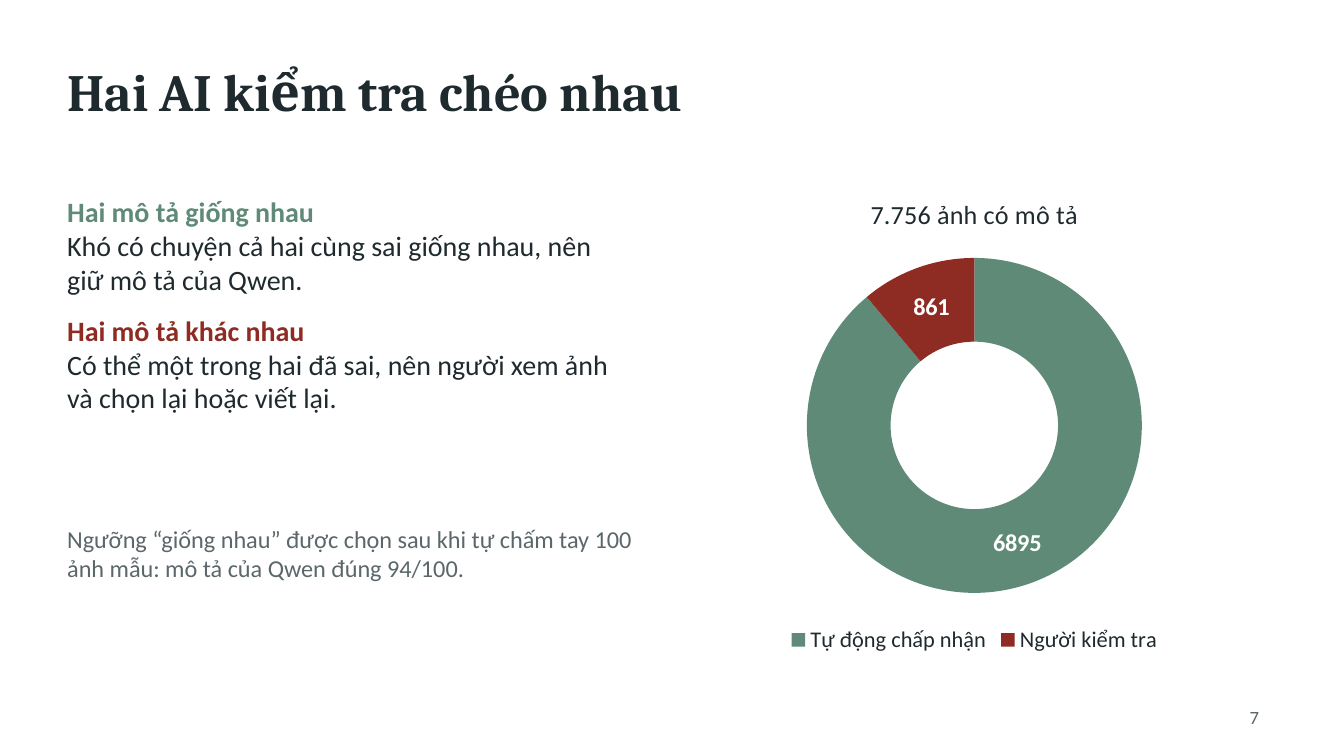
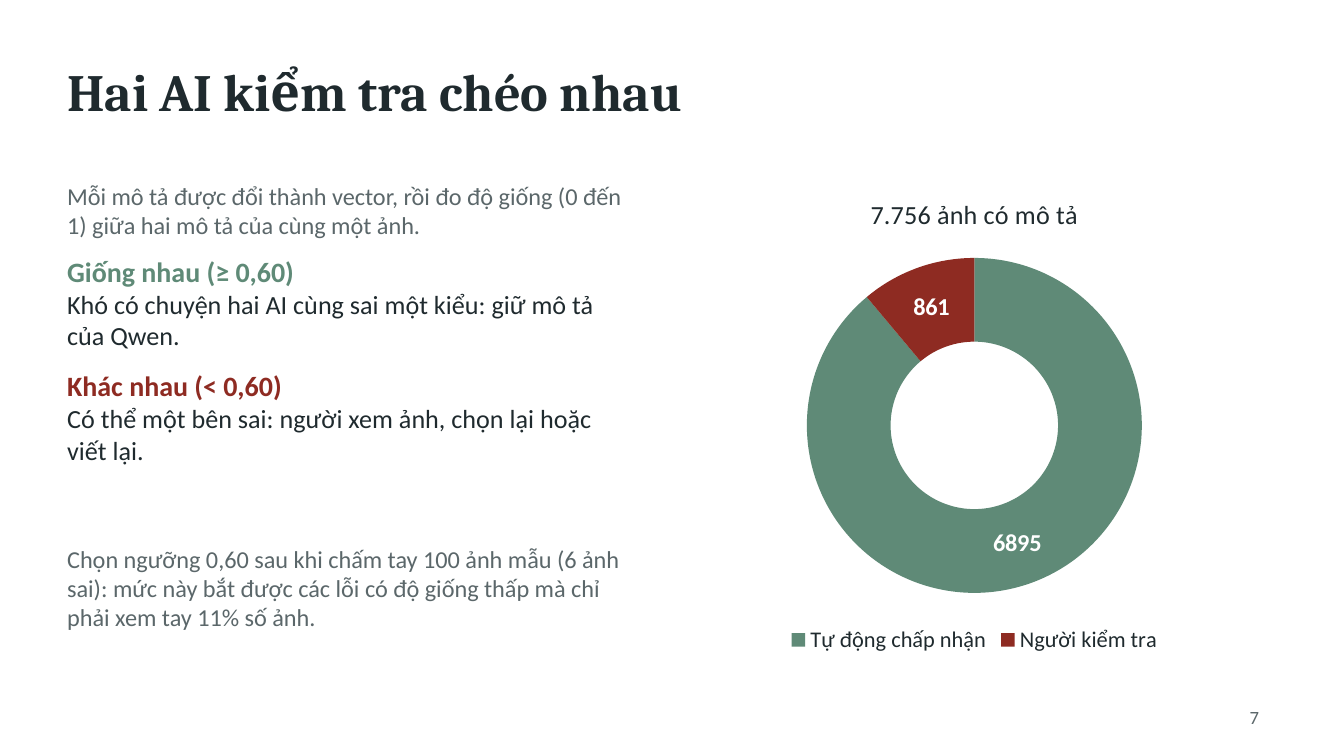
Before and after one commit to DuyLuanVo/KIS-AAI-DM-Master, a slide deck: slide 7 of reports/ThuyetTrinh_KIS_CLIP.pptx. Drawn at 1344x756 pixels with LibreOffice and Linux fonts; fonts in the diff are those of the drawing. Boxes give left, top, right and bottom in pixels: in the first picture for what was removed or moved away, otherwise in the second. Text is boxed around its words. In the diff, an @@ line names an element or a change of style, - is before the commit and + after.

Commit message:
refactor: drop semantic caption branch, search by keyword + CLIP
- Text search now fuses two branches with RRF: BM25 over captions and
  CLIP text->image. Remove the sentence-transformer caption embedder,
  the "caption" vector, mode "semantic" and TEXT_MODEL.
- Existing collections that still hold a "caption" vector keep working.
- Frontend: remove the semantic option and badge, show CLIP score.
- Docs, paper and slides updated to the two-branch design; slides
  reworked (system flow, data cleaning, cross-check, data split).

```diff
--- a/reports/ThuyetTrinh_KIS_CLIP.pptx
+++ b/reports/ThuyetTrinh_KIS_CLIP.pptx
@@ text at [67, 186, 621, 465]: text changed; size 15 to 14 pt @@
-Hai mô tả giống nhau
-Khó có chuyện cả hai cùng sai giống nhau, nên giữ mô tả của Qwen.
-Hai mô tả khác nhau
-Có thể một trong hai đã sai, nên người xem ảnh và chọn lại hoặc viết lại.
+Mỗi mô tả được đổi thành vector, rồi đo độ giống (0 đến 1) giữa hai mô tả của cùng một ảnh.
+Giống nhau (≥ 0,60)
+Khó có chuyện hai AI cùng sai một kiểu: giữ mô tả của Qwen.
+Khác nhau (< 0,60)
+Có thể một bên sai: người xem ảnh, chọn lại hoặc viết lại.
@@ text at [67, 548, 619, 630]: text changed @@
-Ngưỡng “giống nhau” được chọn sau khi tự chấm tay 100 ảnh mẫu: mô tả của Qwen đúng 94/100.
+Chọn ngưỡng 0,60 sau khi chấm tay 100 ảnh mẫu (6 ảnh sai): mức này bắt được các lỗi có độ giống thấp mà chỉ phải xem tay 11% số ảnh.
```
Also in this commit, not shown: 7 other slides changed, 1 slide added, 2 slides removed, 16 other files.
